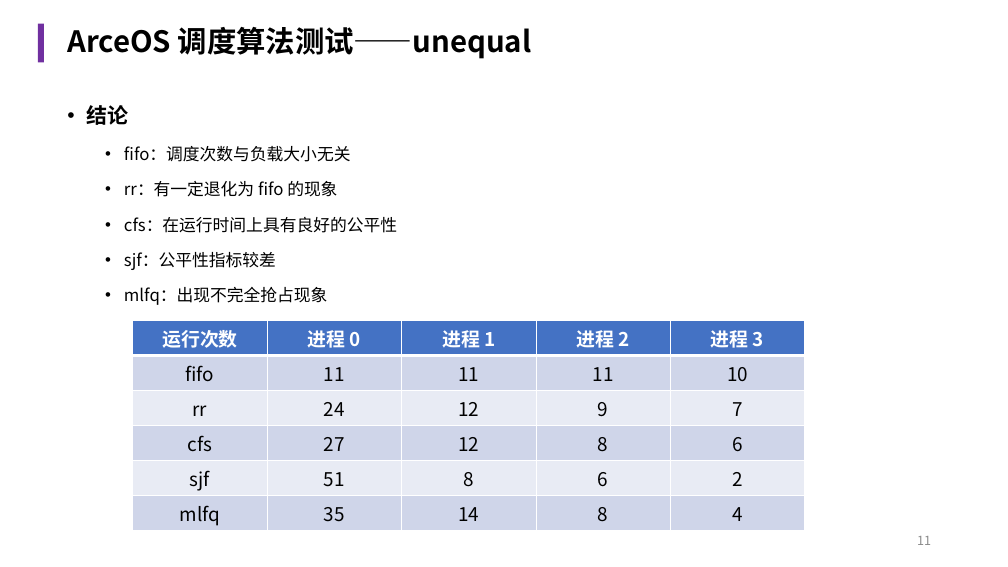
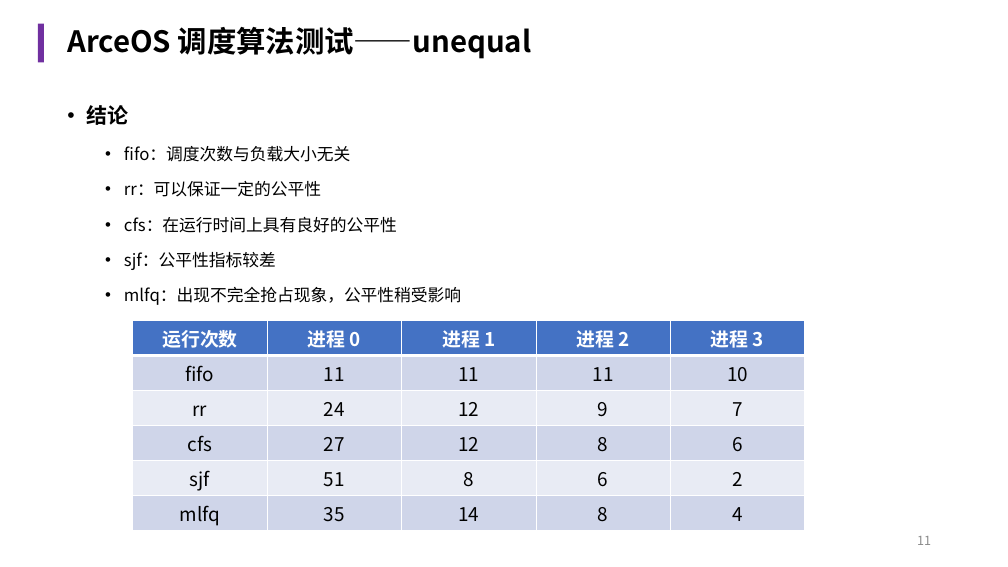
Before and after one commit to chestnut-Q/arceos-X, a slide deck: slide 11 of reports/中期报告.pptx. Drawn at 1008x567 pixels with LibreOffice and Linux fonts; fonts in the diff are those of the drawing. Boxes give left, top, right and bottom in pixels: in the first picture for what was removed or moved away, otherwise in the second. Text is boxed around its words. In the diff, an @@ line names an element or a change of style, - is before the commit and + after.

```diff
--- a/reports/中期报告.pptx
+++ b/reports/中期报告.pptx
@@ text at (x1=124, y1=181, x2=321, y2=197): text changed @@
-  • rr：有一定退化为 fifo 的现象
+  • rr：可以保证一定的公平性
@@ text at (x1=124, y1=287, x2=461, y2=305): text changed @@
-  • mlfq：出现不完全抢占现象
+  • mlfq：出现不完全抢占现象，公平性稍受影响
```
Also in this commit, not shown: 6 other slides changed.
